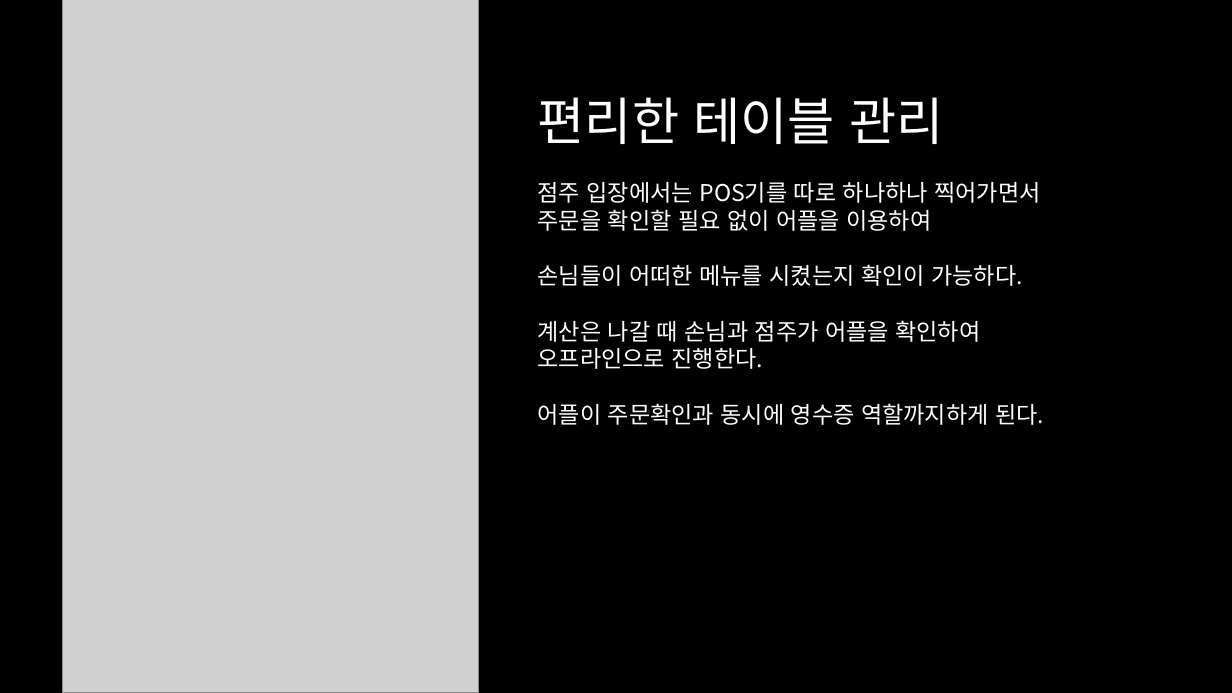
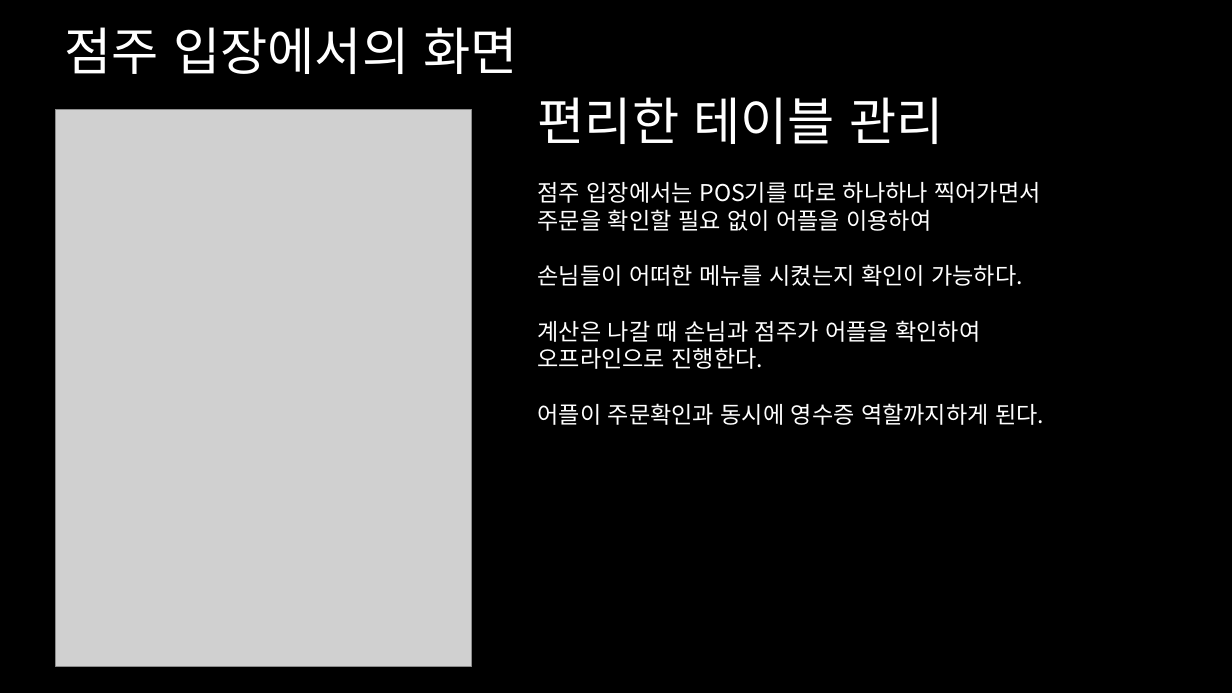
Before and after one commit to Kimsj0616/KAU-mobile, a slide deck: slide 7 of 기획발표 수정안.pptx (slide 6 before the commit). Drawn at 1232x693 pixels with LibreOffice and Linux fonts; fonts in the diff are those of the drawing; grey boxes stand for pictures. Boxes give left, top, right and bottom in pixels: in the first picture for what was removed or moved away, otherwise in the second. Text is boxed around its words. In the diff, an @@ line names an element or a change of style, - is before the commit and + after.

```diff
--- a/기획발표 수정안.pptx
+++ b/기획발표 수정안.pptx
@@ text added at bbox=[65, 27, 518, 74], 40 pt, text #FFFFFF @@
+점주 입장에서의 화면
@@ picture: place and size @@
-picture at bbox=[63, 0, 479, 693]
+picture at bbox=[55, 109, 471, 666]
```
Also in this commit, not shown: 1 other slide changed, 2 slides added, 1 slide removed.
